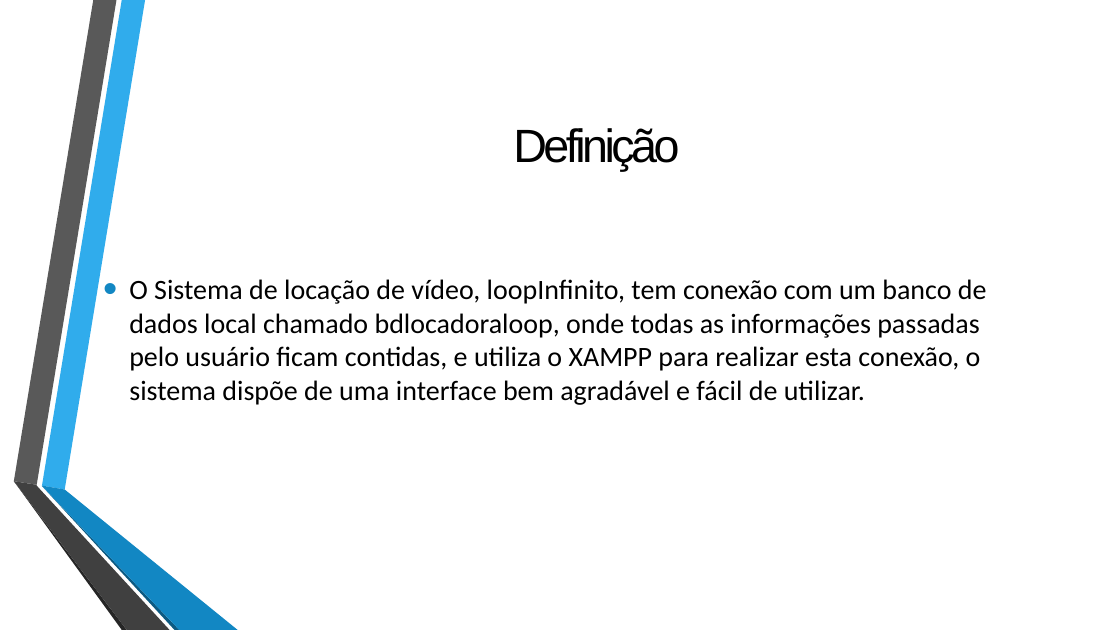
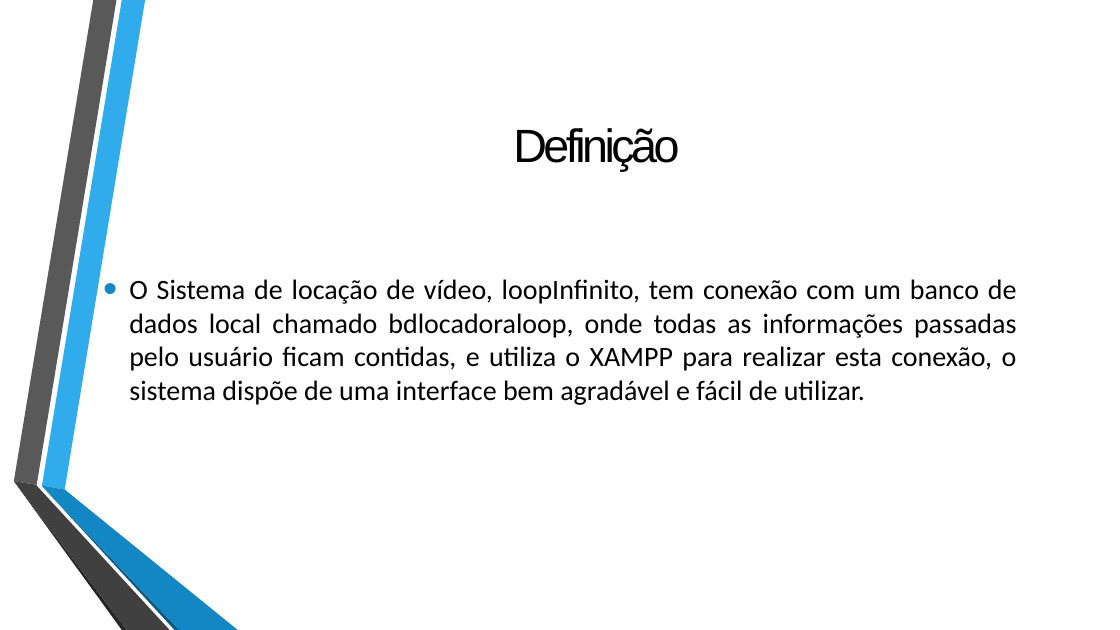
Before and after one commit to Rodrigojxj/ProjetoFinal_POO_2018.2_LocadoraDeVideo, a slide deck: slide 2 of LoopInfinito - Apresentação final.pptx. Drawn at 1120x630 pixels with LibreOffice and Linux fonts; fonts in the diff are those of the drawing; background and template pictures are left out. Boxes give left, top, right and bottom in pixels: in the first picture for what was removed or moved away, otherwise in the second. Text is boxed around its words. In the diff, an @@ line names an element or a change of style, - is before the commit and + after.

```diff
--- a/LoopInfinito - Apresentação final.pptx
+++ b/LoopInfinito - Apresentação final.pptx
@@ text "O Sistema de locação de ..." at (129,279,1017,405): alignment left to justified @@
```
Also in this commit, not shown: 5 other slides changed.
